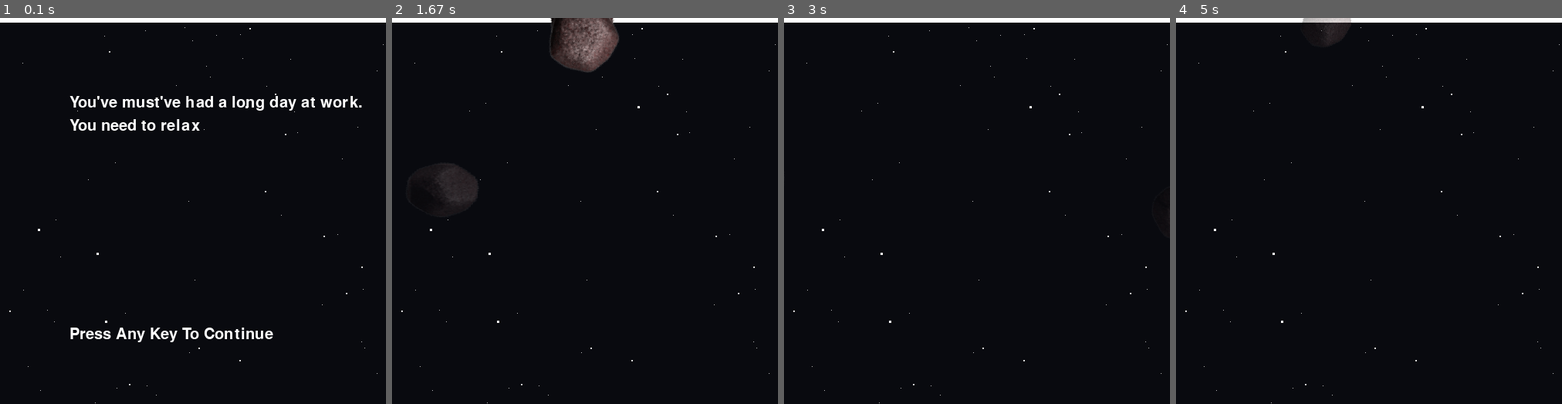
Above: before the commit, frames 1-4 (left to right).
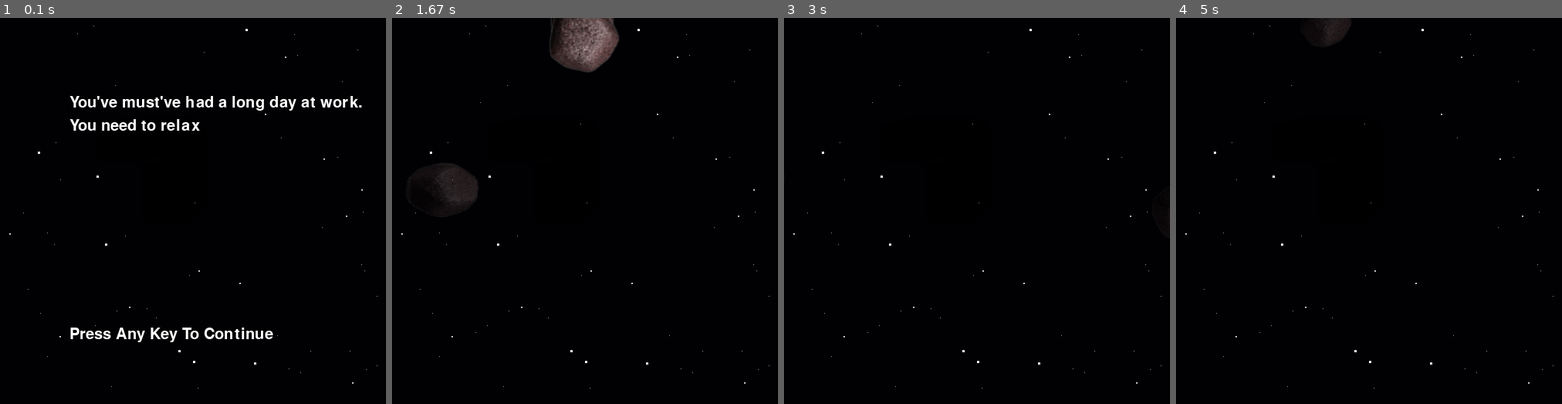
Above: after the commit, the same moments.

Repository: alanxoc3/pygame-asteroids
Game: pygame game, started from src/game.py
Same seed, same stepped clock (60 frames per second), same inputs: the game is played once before the commit and once after it.
Inputs (mouse positions are in pixels of both pictures, inside the frame that each line leads up to):
- Up to frame 1 (0.1 s): no input
- Up to frame 2 (1.67 s): click (585, 211) at 0.38 s; click (774, 222) at 1.22 s; press the mouse at (422, 176) at 1.53 s; move the mouse to (434, 265) at 1.63 s
- Up to frame 3 (3 s): release the mouse at (841, 353) at 1.77 s; press the mouse at (1027, 56) at 1.87 s; move the mouse to (992, 183) at 1.97 s; release the mouse at (957, 311) at 2.1 s; press the mouse at (1000, 48) at 2.2 s; move the mouse to (988, 60) at 2.3 s; release the mouse at (980, 72) at 2.43 s; press the mouse at (791, 195) at 2.53 s; move the mouse to (872, 211) at 2.63 s; release the mouse at (953, 230) at 2.77 s; press the mouse at (1166, 230) at 2.87 s; move the mouse to (1023, 230) at 2.97 s
- Up to frame 4 (5 s): release the mouse at (1272, 226) at 3.1 s; press the mouse at (1477, 45) at 3.2 s; move the mouse to (1496, 56) at 3.3 s; release the mouse at (1515, 68) at 3.43 s; press the mouse at (1191, 207) at 3.53 s; move the mouse to (1218, 164) at 3.63 s; release the mouse at (1245, 126) at 3.77 s; press the mouse at (1226, 21) at 3.87 s; move the mouse to (1341, 79) at 3.97 s; release the mouse at (1461, 137) at 4.1 s; press the mouse at (1542, 99) at 4.53 s; move the mouse to (1465, 207) at 4.63 s; release the mouse at (1384, 315) at 4.77 s; press the mouse at (1318, 29) at 4.87 s; move the mouse to (1284, 68) at 4.97 s

The runs differ from the first frame. In frame 1, 1.3% of the frame differs, in the area x 0-100%, y 0-100%; in frame 2, 1.1%; in frame 3, 1.3%; in frame 4, 1.3%.

Commit message:
background fix

Diff:
--- a/src/assets.py
+++ b/src/assets.py
@@ -8,19 +8,12 @@
 SCREEN_SIZE = (500, 500)
 HALF_SCREEN = (SCREEN_SIZE[0] / 2, SCREEN_SIZE[1] / 2)
 
-BACKGROUND_COLOR = pg.Color("black")
-COLOR_KEY = pg.Color("white")
+BACKGROUND_COLOR = pg.Color(0,0,0)
 
 DIRECT_DICT = {pg.K_LEFT  : (-1, 0),
          pg.K_RIGHT : ( 1, 0),
          pg.K_UP  : ( 0,-1),
          pg.K_DOWN  : ( 0, 1)}
-
-WHITE   = (255, 255, 255)
-DARKGREEN = (  0, 155,   0)
-GREEN     = (  0, 255,   0)
-BLACK     = (  0,   0,   0)
-BGCOLOR   = BLACK
 
 SIZE = (72, 72)
 SHEET_DIM = (5, 4)
--- a/src/game.py
+++ b/src/game.py
@@ -32,6 +32,7 @@
     # Starting Point, Speed, Trajectory Angle, Rotation Speed
     self.astList = astgroup.AsteroidGroup()
     self.astList.spawnAsteroid()
+    self.keys = pg.key.get_pressed() # All the keys currently held.
     self.prev = 0
 
   def event_loop(self):
@@ -39,7 +40,7 @@
     Pass events on to the player.
     """
     for event in pg.event.get():
-      if event.type == pg.QUIT:
+      if event.type == pg.QUIT or self.keys[pg.K_ESCAPE]:
         self.done = True
       if event.type == pg.MOUSEBUTTONUP:
         return True
@@ -123,32 +124,6 @@
   pg.mixer.music.load(assets.SONGS[myNum])
   pg.mixer.music.play(assets.SONGSPLAYTIMES[myNum])
 
-
-def split_sheet(sheet, size, columns, rows):
-  """
-  Divide a loaded sprite sheet into subsurfaces.
-
-  The argument size is the width and height of each frame (w,h)
-  columns and rows are the integer number of cells horizontally and
-  vertically.
-  """
-  subsurfaces = []
-  for y in range(rows):
-    row = []
-    for x in range(columns):
-      rect = pg.Rect((x*size[0], y*size[1]), size)
-      row.append(sheet.subsurface(rect))
-    subsurfaces.append(row)
-  return subsurfaces
-
-def checkForKeyPress():
-  keyUpEvents = pg.event.get(pg.KEYUP)
-  if len(keyUpEvents) == 0:
-    return None
-  if keyUpEvents[0].key == pg.K_ESCAPE:
-    terminate()
-  return keyUpEvents[0].key
-
 def main():
   """
   Prepare our environment, create a display, and start the program.
Binary file changed: src/assets/stars.png
